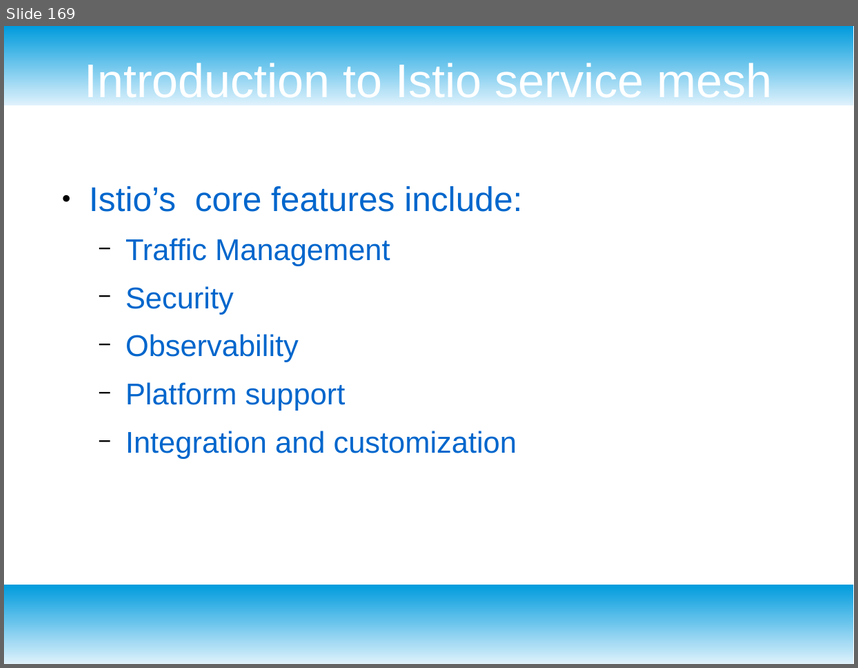
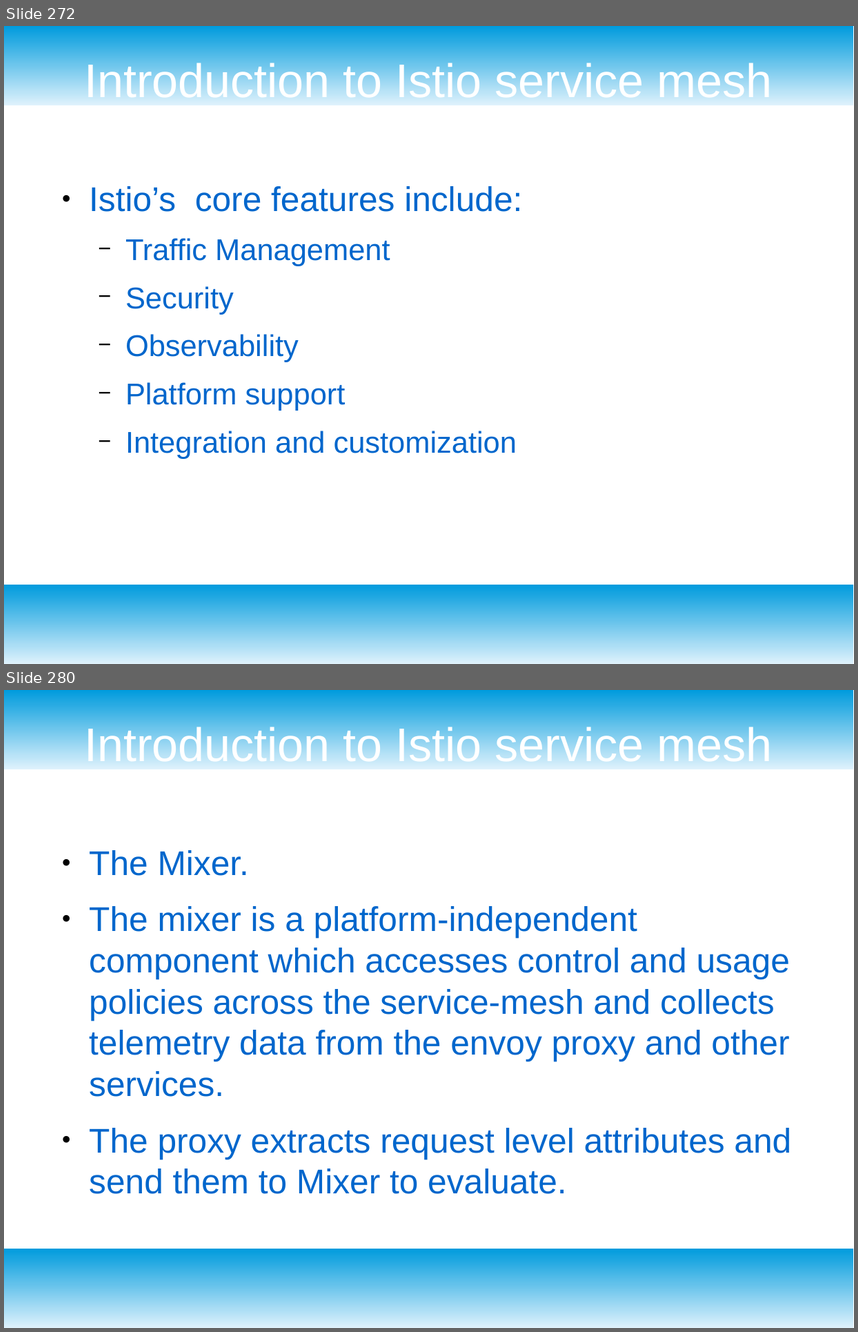
Before and after one commit to redmage123/kubernetes-course, a slide deck: docs/Kubernetes slides.odp. Shown one above the other, each under a label of ours: slide 169 before the commit, slides 272 and 280 after it; the slides between them are not shown. The pictures are 858x668 and 858x1332 pixels, drawn with LibreOffice and Linux fonts; fonts in the diff are those of the drawing. Boxes give left, top, right and bottom in pixels: in the first picture for what was removed or moved away, otherwise in the second. Text is boxed around its words. In the diff, an @@ line names an element or a change of style, - is before the commit and + after.

```diff
--- a/docs/Kubernetes slides.odp
+++ b/docs/Kubernetes slides.odp
@@ slide 280 added at box(4, 690, 854, 1328), background #FFFFFF; not listed: 2 template elements that a slide beside it also shows @@
@@ title added at box(84, 723, 773, 769), 44 pt, text #FFFFFF @@
+Introduction to Istio service mesh
@@ text added at box(89, 850, 791, 1194), 32 pt, text #0066CC @@
+● The Mixer.
+● The mixer is a platform-independent component which accesses control and usage policies across the service-mesh and collects telemetry data from the envoy proxy and other services.
+● The proxy extracts request level attributes and send them to Mixer to evaluate.
@@ what was slide 169 is now slide 272 @@
```
Also in this commit, not shown: 117 other slides added, 18 other files.
